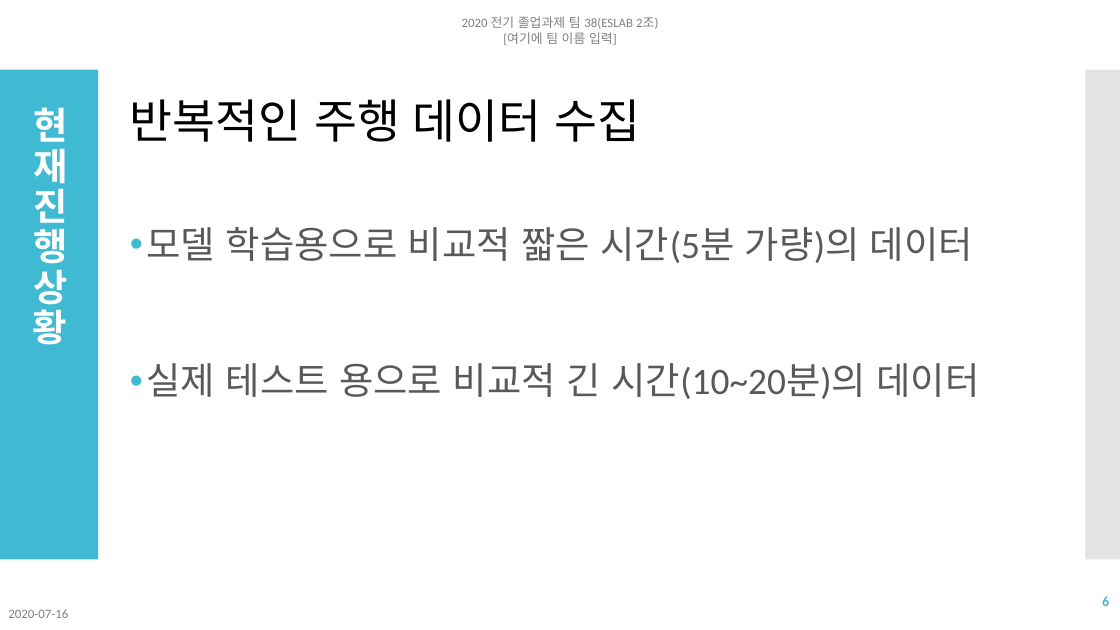
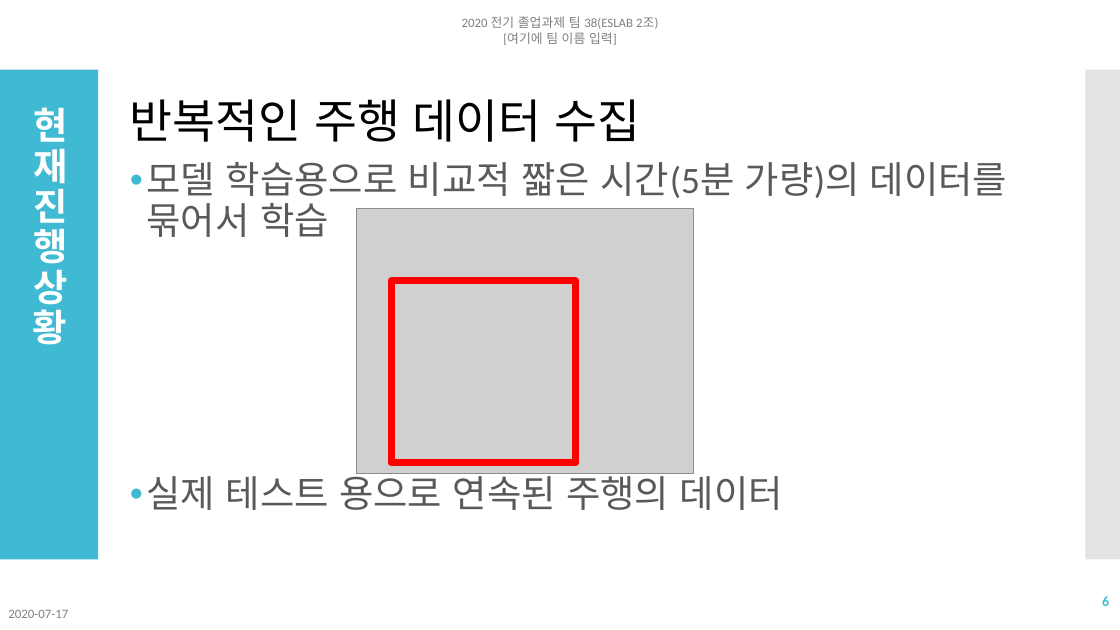
Before and after one commit to NgaAdrain/TEAM_Enter_Text_Here, a slide deck: slide 6 of Reports/졸업과제 네번째 발표 2조.pptx. Drawn at 1120x630 pixels with LibreOffice and Linux fonts; fonts in the diff are those of the drawing; grey boxes stand for pictures. Boxes give left, top, right and bottom in pixels: in the first picture for what was removed or moved away, otherwise in the second. Text is boxed around its words. In the diff, an @@ line names an element or a change of style, - is before the commit and + after.

```diff
--- a/Reports/졸업과제 네번째 발표 2조.pptx
+++ b/Reports/졸업과제 네번째 발표 2조.pptx
@@ text at box(147, 162, 1007, 510): text changed @@
-• 모델 학습용으로 비교적 짧은 시간(5분 가량)의 데이터
-• 실제 테스트 용으로 비교적 긴 시간(10~20분)의 데이터
+• 모델 학습용으로 비교적 짧은 시간(5분 가량)의 데이터를 묶어서 학습
+• 실제 테스트 용으로 연속된 주행의 데이터
@@ picture added at box(356, 208, 693, 474) @@
@@ rectangle added at box(392, 281, 576, 463), outline #FF0000 6 pt @@
@@ text at box(8, 610, 68, 618): text changed @@
-2020-07-16
+2020-07-17
```
Also in this commit, not shown: 12 other slides changed, 2 slides added, 6 other files.
